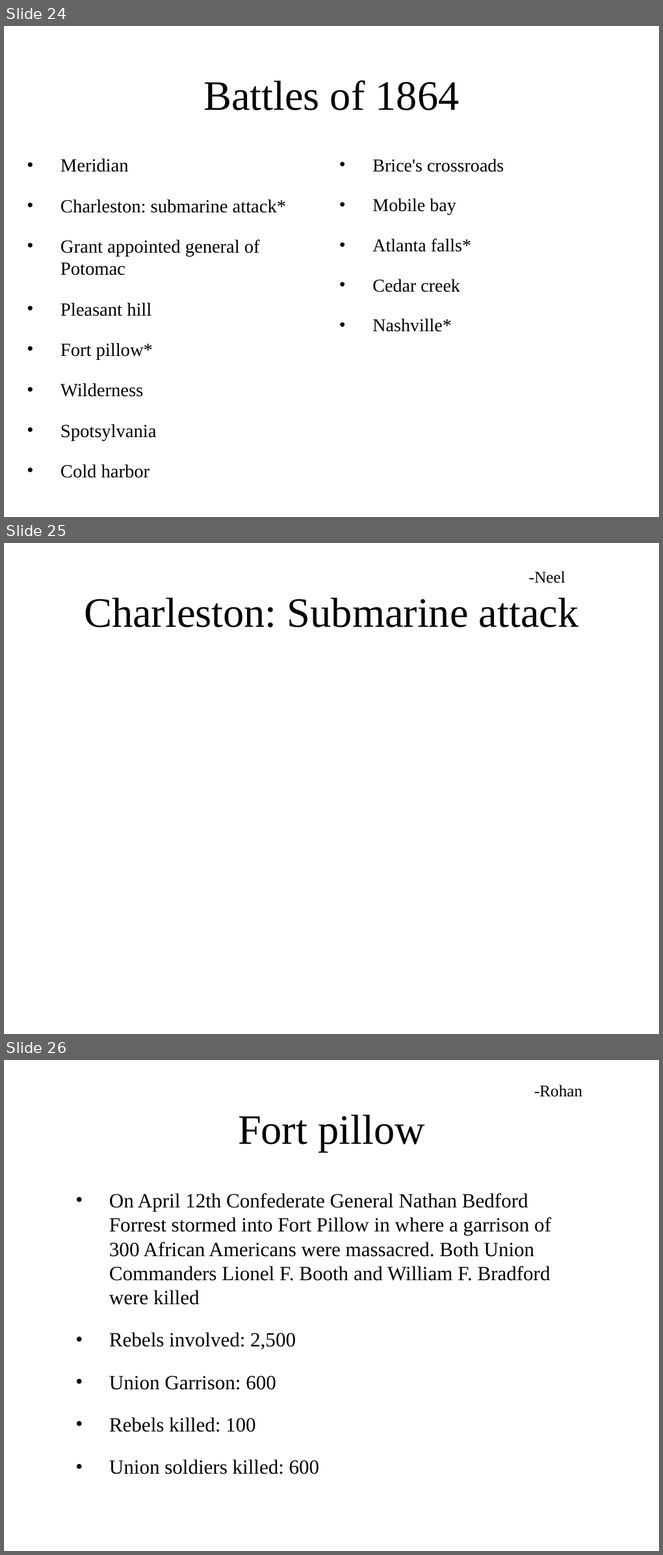
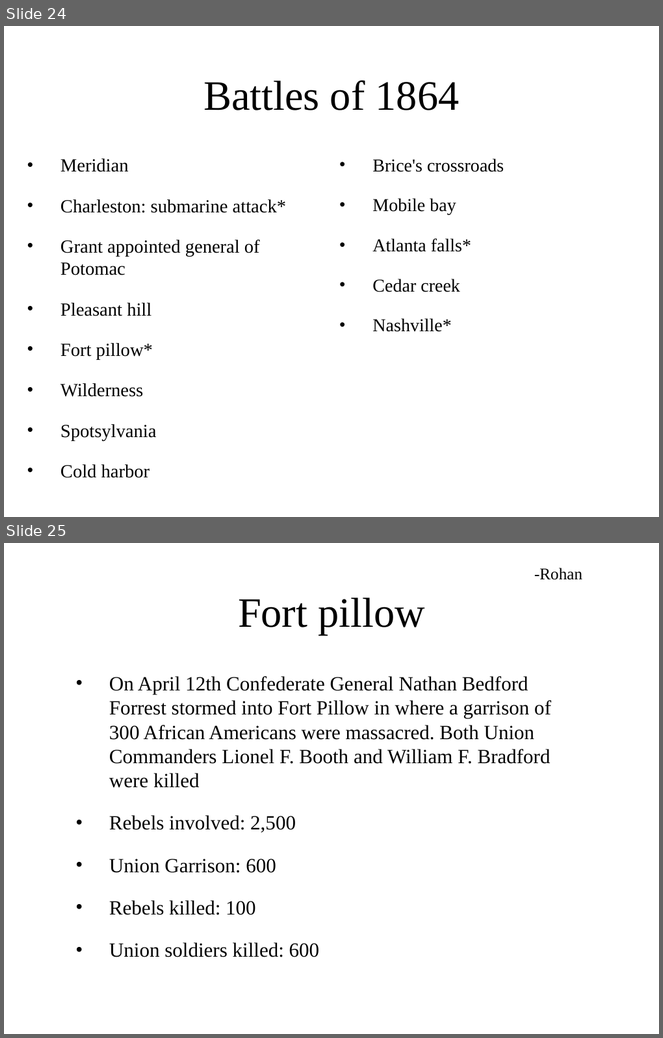
Before and after one commit to ngb3748/SS-Archive-proj, a slide deck: Archive project.pptx. Shown one above the other, each under a label of ours: slides 24, 25 and 26 before the commit, slides 24 and 25 after it. The pictures are 663x1555 and 663x1038 pixels, drawn with LibreOffice and Linux fonts; fonts in the diff are those of the drawing; background and template pictures are left out. Boxes give left, top, right and bottom in pixels: in the first picture for what was removed or moved away, otherwise in the second. Text is boxed around its words. In the diff, an @@ line names an element or a change of style, - is before the commit and + after.

```diff
--- a/Archive project.pptx
+++ b/Archive project.pptx
@@ slide 25 removed at (4,543,659,1034), background picture (left out) @@
@@ text removed at (529,571,566,583) @@
--Neel
@@ title removed at (84,598,579,627) @@
-Charleston: Submarine attack
@@ what was slide 26 is now slide 25 @@
```
Also in this commit, not shown: 1 other slide removed.
